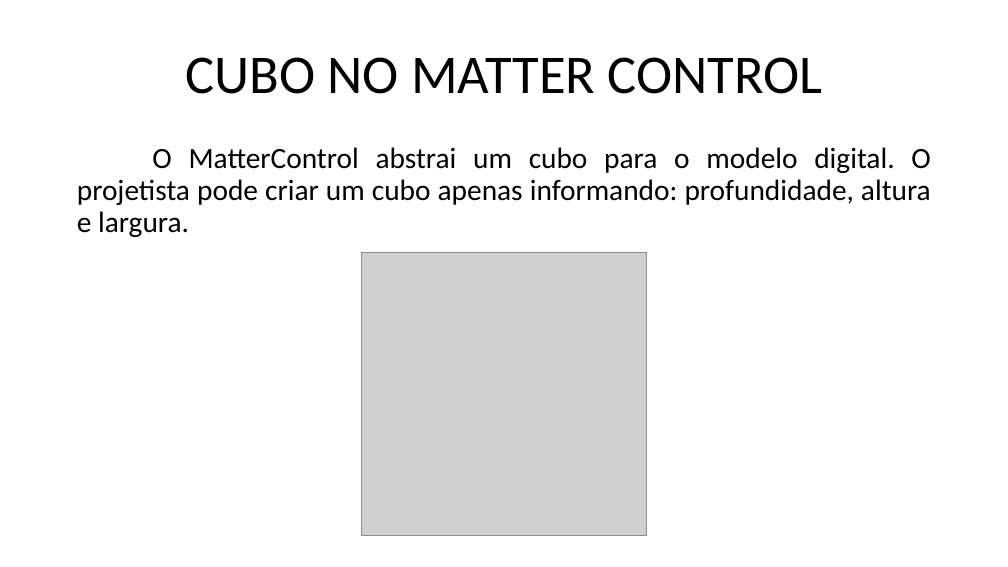
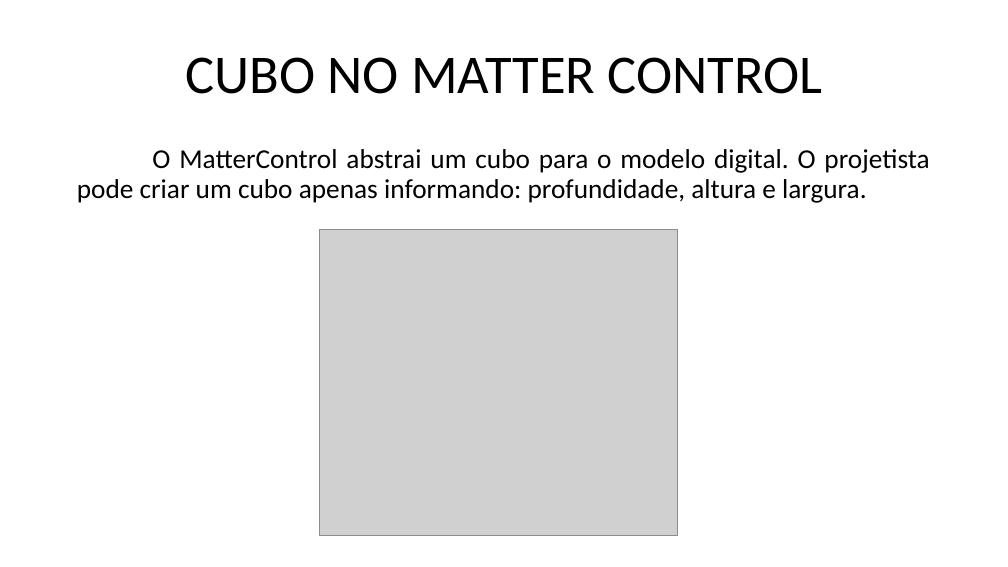
Before and after one commit to marcosdosea/ManualImpessora3D, a slide deck: slide 2 of Curso/Fundamentos de impressão 3D - Objetos.pptx. Drawn at 1008x567 pixels with LibreOffice and Linux fonts; fonts in the diff are those of the drawing; grey boxes stand for pictures. Boxes give left, top, right and bottom in pixels: in the first picture for what was removed or moved away, otherwise in the second. Text is boxed around its words. In the diff, an @@ line names an element or a change of style, - is before the commit and + after.

```diff
--- a/Curso/Fundamentos de impressão 3D - Objetos.pptx
+++ b/Curso/Fundamentos de impressão 3D - Objetos.pptx
@@ text "O MatterControl abstrai um cubo ..." at (77,149,929,203): size 28 to 26 pt @@
@@ picture: place and size @@
-picture at (362,252,647,535)
+picture at (319,230,678,536)
```
Also in this commit, not shown: 15 other slides changed, 7 slides added, 6 other files.
